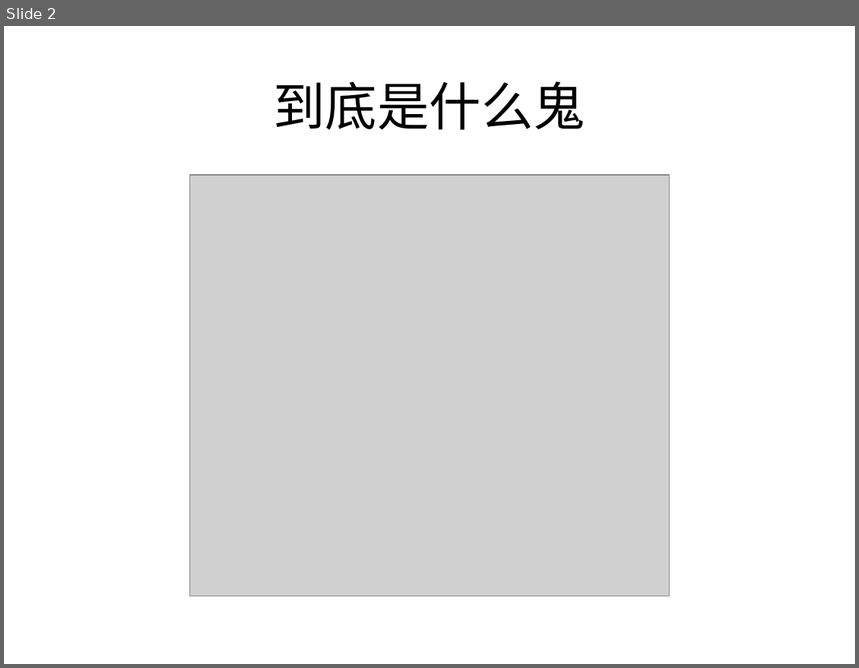
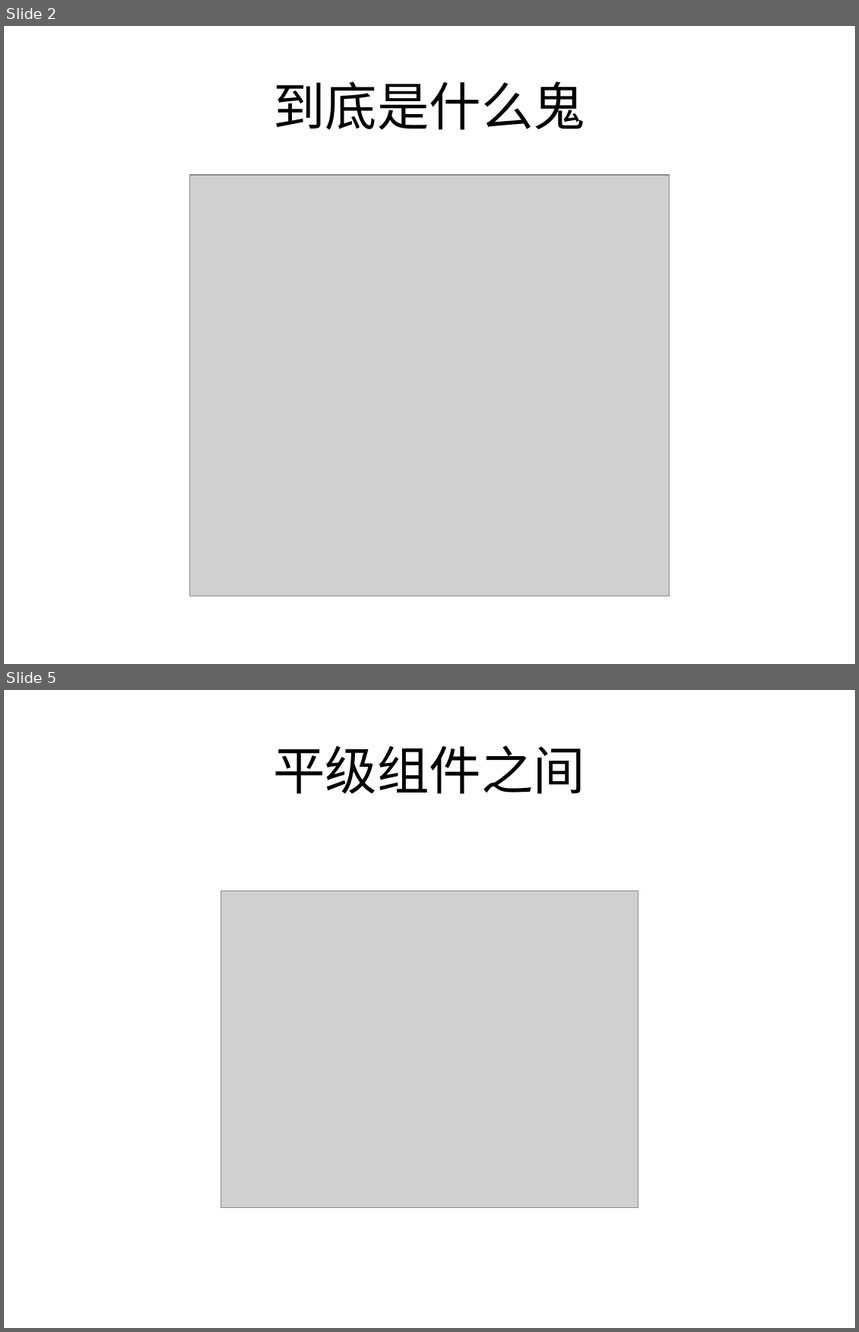
Before and after one commit to zl86790/ReduxSample, a slide deck: Redux.pptx. Shown one above the other, each under a label of ours: slide 2 before the commit, slides 2 and 5 after it; the slides between them are not shown. The pictures are 859x668 and 859x1332 pixels, drawn with LibreOffice and Linux fonts; fonts in the diff are those of the drawing; grey boxes stand for pictures. Boxes give left, top, right and bottom in pixels: in the first picture for what was removed or moved away, otherwise in the second. Text is boxed around its words. In the diff, an @@ line names an element or a change of style, - is before the commit and + after.

```diff
--- a/Redux.pptx
+++ b/Redux.pptx
@@ slide 5 added at [4,690,855,1328], background #FFFFFF @@
@@ title added at [273,745,585,794], 44 pt, text #000000 @@
+平级组件之间
@@ picture added at [221,891,639,1208] @@
```
Also in this commit, not shown: 11 other slides added, 3 slides removed.
